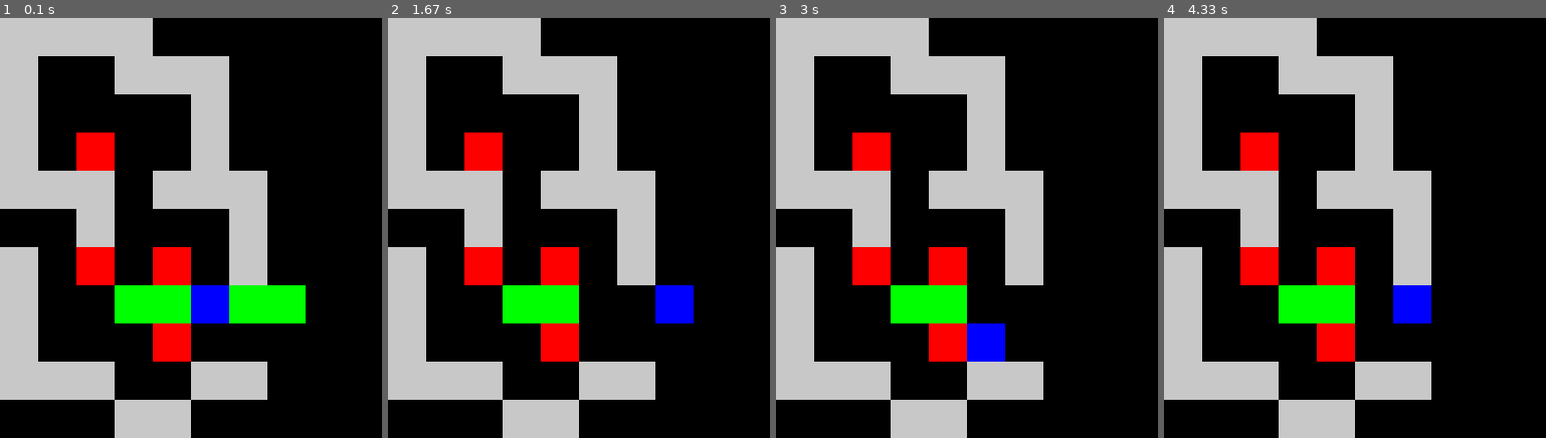
Above: before the commit, frames 1-4 (left to right).
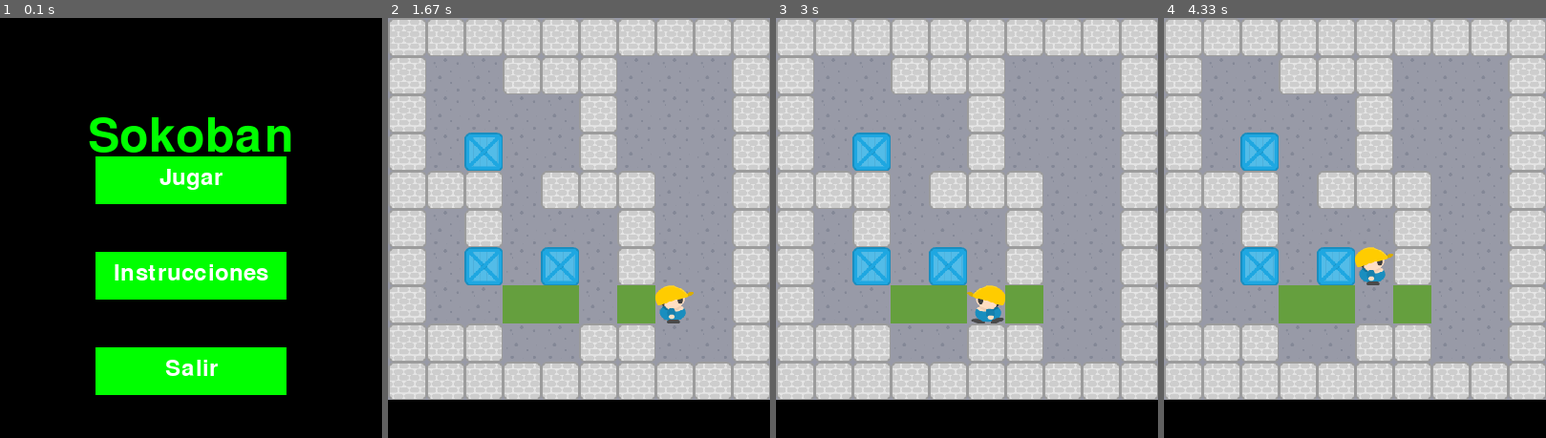
Above: after the commit, the same moments.

Repository: Cristian97Carpeta/JUEGO-SOKOBAN
Game: pygame game, started from nivel_1.py
Same seed, same stepped clock (60 frames per second), same inputs: the game is played once before the commit and once after it.
Inputs (mouse positions are in pixels of both pictures, inside the frame that each line leads up to):
- Up to frame 1 (0.1 s): no input
- Up to frame 2 (1.67 s): click (579, 181) at 0.38 s, where only the run after the commit has a clickable "Jugar"; hold D 0.67-1.13 s; move the mouse to (563, 244) at 0.7 s; hold W 1.17-1.47 s; hold D from 1.5 s (still down)
- Up to frame 3 (3 s): release D at 1.97 s; hold A 2-2.53 s; hold S 2.57-2.87 s; hold A from 2.9 s (still down)
- Up to frame 4 (4.33 s): release A at 3.3 s; hold W 3.33-3.7 s; hold D from 3.73 s (still down)

The runs differ from the first frame. In frame 1, 45% of the frame differs, in the area x 0-80%, y 0-100%; in frame 2, 75%, in the area x 0-100%, y 0-100%; in frame 3, 75%; in frame 4, 75%.

Commit message:
implementacion menu y textruras

Diff:
--- a/mypygame.py
+++ /dev/null
@@ -1,43 +0,0 @@
-import pygame
-
-
-ANCHO = 1000 #ancho de la ventana
-ALTO = 800 #alto de la ventana
-VENTANA = pygame.display.set_mode
-([ANCHO,ALTO])
-
-jugando = True #mientras sea True se estará ejecutando el juego
-
-pygame.init()
-
-ANCHO = 1000
-ALTO = 800
-VENTANA = pygame.display.set_mode([ANCHO,ALTO])
-
-jugando = True
-
-
-while jugando:
-    eventos = pygame.event.get()
-
-    for evento in eventos:
-        if evento.type == pygame.QUIT:
-            jugando = False # cuando sea False dejará de ejecutar el juego
-
-    pygame.display.update()
-
-
-quit()
-
-def is_valid_value(self,char):
-        if ( char == ' ' or #piso
-            char == '#' or #muro
-            char == '@' or #trabajador en el piso
-            char == '.' or #muelle
-            char == '*' or #caja en el muelle
-            char == '$' or #caja
-            char == '+' ): #trabajador en el
-                return False
-
-
-nivel_1
--- a/nivel_1.py
+++ b/nivel_1.py
@@ -1,10 +1,93 @@
-import pygame  # Importamos la biblioteca pygame para crear el juego
-import sys  # Importamos sys para manejar la salida del programa
-
-# Inicializamos pygame
+import pygame
+import sys
+
+# Inicializar Pygame
+
 pygame.init()
 
+# Configuramos la pantalla
+
+ANCHO = 400  # Ancho de la ventana del juego
+ALTO = 440  # Alto de la ventana del juego
+TAMANO_CELDA = 40  # Tamaño de cada celda en el juego
+VENTANA = pygame.display.set_mode([ANCHO, ALTO])  # Creamos la ventana del juego
+pygame.display.set_caption('Sokoban')  # Título de la ventana del juego
+
+# Definimos los colores
+NEGRO = (0, 0, 0)
+BLANCO = (255, 255, 255)
+VERDE = (0, 255, 0)
+
+# Fuente del texto
+
+fuente = pygame.font.Font(None, 74)
+fuente_pequena = pygame.font.Font(None, 36)
+
+# Función para mostrar el menú principal
+
+def mostrar_menu():
+    menu = True
+    while menu:
+        for evento in pygame.event.get():
+            if evento.type == pygame.QUIT:
+                pygame.quit()
+                sys.exit()
+            if evento.type == pygame.MOUSEBUTTONDOWN:
+                mouse_x, mouse_y = pygame.mouse.get_pos()
+                if ANCHO // 2 - 100 <= mouse_x <= ANCHO // 2 + 100 and ALTO // 2 - 75 <= mouse_y <= ALTO // 2 - 25:
+                    menu = False  # Iniciar juego
+                elif ANCHO // 2 - 100 <= mouse_x <= ANCHO // 2 + 100 and ALTO // 2 + 25 <= mouse_y <= ALTO // 2 + 75:
+                    mostrar_instrucciones()
+                elif ANCHO // 2 - 100 <= mouse_x <= ANCHO // 2 + 100 and ALTO // 2 + 125 <= mouse_y <= ALTO // 2 + 175:
+                    pygame.quit()
+                    sys.exit()
+
+        VENTANA.fill(NEGRO)
+        titulo = fuente.render("Sokoban", True, VERDE)
+        VENTANA.blit(titulo, (ANCHO // 2 - titulo.get_width() // 2, 100))
+
+        jugar_texto = fuente_pequena.render("Jugar", True, BLANCO)
+        instrucciones_texto = fuente_pequena.render("Instrucciones", True, BLANCO)
+        salir_texto = fuente_pequena.render("Salir", True, BLANCO)
+
+        pygame.draw.rect(VENTANA, VERDE, (ANCHO // 2 - 100, ALTO // 2 - 75, 200, 50))
+        pygame.draw.rect(VENTANA, VERDE, (ANCHO // 2 - 100, ALTO // 2 + 25, 200, 50))
+        pygame.draw.rect(VENTANA, VERDE, (ANCHO // 2 - 100, ALTO // 2 + 125, 200, 50))
+
+        VENTANA.blit(jugar_texto, (ANCHO // 2 - jugar_texto.get_width() // 2, ALTO // 2 - 65))
+        VENTANA.blit(instrucciones_texto, (ANCHO // 2 - instrucciones_texto.get_width() // 2, ALTO // 2 + 35))
+        VENTANA.blit(salir_texto, (ANCHO // 2 - salir_texto.get_width() // 2, ALTO // 2 + 135))
+
+        pygame.display.update()
+
+# Función para mostrar las instrucciones
+def mostrar_instrucciones():
+    instrucciones = True
+    while instrucciones:
+        for evento in pygame.event.get():
+            if evento.type == pygame.QUIT:
+                pygame.quit()
+                sys.exit()
+            if evento.type == pygame.KEYDOWN:
+                if evento.key == pygame.K_ESCAPE:
+                    instrucciones = False
+
+        VENTANA.fill(NEGRO)
+        texto = fuente_pequena.render("Usa WASD para mover al jugador.", True, BLANCO)
+        VENTANA.blit(texto, (ANCHO // 2 - texto.get_width() // 2, ALTO // 2 - 50))
+        texto2 = fuente_pequena.render("Presiona ESC para regresar.", True, BLANCO)
+        VENTANA.blit(texto2, (ANCHO // 2 - texto2.get_width() // 2, ALTO // 2))
+
+        pygame.display.update()
+
+mostrar_menu()
+
+# Variables iniciales
+
+direccion_jugador = 'abajo'  # Dirección inicial del jugador
+
 # Definimos los elementos del juego
+
 PARED = 3
 PISO = 4
 JUGADOR = 0
@@ -16,79 +99,145 @@
 # Creamos el nivel basado en el diseño que se tiene en el archivo "niveles.txt"
 
 nivel = [
-    [PARED, PARED, PARED, PARED, PISO, PISO, PISO, PISO, PISO, PISO],
-    [PARED, PISO, PISO, PARED, PARED, PARED, PISO, PISO, PISO, PISO],
-    [PARED, PISO, PISO, PISO, PISO, PARED, PISO, PISO, PISO, PISO],
-    [PARED, PISO, CAJA, PISO, PISO, PARED, PISO, PISO, PISO, PISO],
-    [PARED, PARED, PARED, PISO, PARED, PARED, PARED, PISO, PISO, PISO],
-    [PISO, PISO, PARED, PISO, PISO, PISO, PARED, PISO, PISO, PISO],
-    [PARED, PISO, CAJA, PISO, CAJA, PISO, PARED, PISO, PISO, PISO],
-    [PARED, PISO, PISO, META, META, JUGADOR, META, META, PISO, PISO],
-    [PARED, PISO, PISO, PISO, CAJA, PISO, PISO, PISO, PISO, PISO],
-    [PARED, PARED, PARED, PISO, PISO, PARED, PARED, PISO, PISO, PISO],
-    [PISO, PISO, PISO, PARED, PARED, PISO, PISO, PISO, PISO, PISO]
+    [PARED, PARED, PARED, PARED, PARED, PARED, PARED, PARED, PARED, PARED],
+    [PARED, PISO, PISO, PARED, PARED, PARED, PISO, PISO, PISO, PARED],
+    [PARED, PISO, PISO, PISO, PISO, PARED, PISO, PISO, PISO, PARED],
+    [PARED, PISO, CAJA, PISO, PISO, PARED, PISO, PISO, PISO, PARED],
+    [PARED, PARED, PARED, PISO, PARED, PARED, PARED, PISO, PISO, PARED],
+    [PARED, PISO, PARED, PISO, PISO, PISO, PARED, PISO, PISO, PARED],
+    [PARED, PISO, CAJA, PISO, CAJA, PISO, PARED, PISO, PISO, PARED],
+    [PARED, PISO, PISO, META, META, JUGADOR, META, PISO, PISO, PARED],
+    [PARED, PARED, PARED, PISO, PISO, PARED, PARED, PISO, PISO, PARED],
+    [PARED, PARED, PARED, PARED, PARED, PARED, PARED, PARED, PARED, PARED]
 ]
 
-# Configuramos la pantalla
-
-ANCHO = 400  # Ancho de la ventana del juego
-ALTO = 440  # Alto de la ventana del juego
-TAMANO_CELDA = 40  # Tamaño de cada celda en el juego
-VENTANA = pygame.display.set_mode([ANCHO, ALTO])  # Creamos la ventana del juego
-pygame.display.set_caption('Sokoban')  # Título de la ventana del juego
-
-# Colores
-
-NEGRO = (0, 0, 0)  # Color negro
-BLANCO = (255, 255, 255)  # Color blanco
-ROJO = (255, 0, 0)  # Color rojo
-VERDE = (0, 255, 0)  # Color verde
-AZUL = (0, 0, 255)  # Color azul
-GRIS = (200, 200, 200)  # Color gris
-
-# Función para dibujar el nivel
-
-def dibujar_nivel(nivel):
+# Cargar texturas
+
+textura_pared = pygame.image.load('TEXTURAS/PARED.png')
+textura_piso = pygame.image.load('TEXTURAS/PISO_1.png')
+textura_jugador_arriba = pygame.image.load('TEXTURAS/JUGADOR_ARRIBA.png')
+textura_jugador_abajo = pygame.image.load('TEXTURAS/JUGADOR_ABAJO.png')
+textura_jugador_izquierda = pygame.image.load('TEXTURAS/JUGADOR_IZQUIERDA.png')
+textura_jugador_derecha = pygame.image.load('TEXTURAS/JUGADOR_DERECHA.png')
+textura_caja = pygame.image.load('TEXTURAS/CAJA_1.png')
+textura_meta = pygame.image.load('TEXTURAS/META.png')
+
+# Redimensionar texturas al tamaño de las celdas
+
+textura_pared = pygame.transform.scale(textura_pared, (TAMANO_CELDA, TAMANO_CELDA))
+textura_piso = pygame.transform.scale(textura_piso, (TAMANO_CELDA, TAMANO_CELDA))
+textura_jugador_arriba = pygame.transform.scale(textura_jugador_arriba, (TAMANO_CELDA, TAMANO_CELDA))
+textura_jugador_abajo = pygame.transform.scale(textura_jugador_abajo, (TAMANO_CELDA, TAMANO_CELDA))
+textura_jugador_izquierda = pygame.transform.scale(textura_jugador_izquierda, (TAMANO_CELDA, TAMANO_CELDA))
+textura_jugador_derecha = pygame.transform.scale(textura_jugador_derecha, (TAMANO_CELDA, TAMANO_CELDA))
+textura_caja = pygame.transform.scale(textura_caja, (TAMANO_CELDA, TAMANO_CELDA))
+textura_meta = pygame.transform.scale(textura_meta, (TAMANO_CELDA, TAMANO_CELDA))
+
+def dibujar_nivel(nivel, direccion_jugador):
     VENTANA.fill(NEGRO)  # Rellenamos la ventana con color negro
     for i, fila in enumerate(nivel):  # Recorremos cada fila del nivel
         for j, elemento in enumerate(fila):  # Recorremos cada elemento de la fila
             x = j * TAMANO_CELDA  # Calculamos la posición x
             y = i * TAMANO_CELDA  # Calculamos la posición y
+
+            # Dibujamos el piso en todas las celdas
+            VENTANA.blit(textura_piso, (x, y))
+
             if elemento == PARED:
-                pygame.draw.rect(VENTANA, GRIS, (x, y, TAMANO_CELDA, TAMANO_CELDA))  # Dibujamos una pared
-            elif elemento == PISO:
-                pygame.draw.rect(VENTANA, NEGRO, (x, y, TAMANO_CELDA, TAMANO_CELDA))  # Dibujamos el piso
+                VENTANA.blit(textura_pared, (x, y))  # Dibujamos una pared
+            elif elemento == CAJA:
+                VENTANA.blit(textura_caja, (x, y))  # Dibujamos una caja
+            elif elemento == META:
+                VENTANA.blit(textura_meta, (x, y))  # Dibujamos una meta
             elif elemento == JUGADOR:
-                pygame.draw.rect(VENTANA, AZUL, (x, y, TAMANO_CELDA, TAMANO_CELDA))  # Dibujamos al jugador
-            elif elemento == CAJA:
-                pygame.draw.rect(VENTANA, ROJO, (x, y, TAMANO_CELDA, TAMANO_CELDA))  # Dibujamos una caja
-            elif elemento == META:
-                pygame.draw.rect(VENTANA, VERDE, (x, y, TAMANO_CELDA, TAMANO_CELDA))  # Dibujamos una meta
-    pygame.display.flip()  # Actualizamos la pantalla
+                if direccion_jugador == 'arriba':
+                    VENTANA.blit(textura_jugador_arriba, (x, y))
+                elif direccion_jugador == 'abajo':
+                    VENTANA.blit(textura_jugador_abajo, (x, y))
+                elif direccion_jugador == 'izquierda':
+                    VENTANA.blit(textura_jugador_izquierda, (x, y))
+                elif direccion_jugador == 'derecha':
+                    VENTANA.blit(textura_jugador_derecha, (x, y))
+            elif elemento == JUGADOR_META:
+                VENTANA.blit(textura_meta, (x, y))  # Dibujamos una meta
+                if direccion_jugador == 'arriba':
+                    VENTANA.blit(textura_jugador_arriba, (x, y))
+                elif direccion_jugador == 'abajo':
+                    VENTANA.blit(textura_jugador_abajo, (x, y))
+                elif direccion_jugador == 'izquierda':
+                    VENTANA.blit(textura_jugador_izquierda, (x, y))
+                elif direccion_jugador == 'derecha':
+                    VENTANA.blit(textura_jugador_derecha, (x, y))
+            elif elemento == CAJA_META:
+                VENTANA.blit(textura_meta, (x, y))  # Dibujamos una meta
+                VENTANA.blit(textura_caja, (x, y))  # Dibujamos una caja encima de la meta
+
 
 # Función para encontrar la posición del jugador
 
 def encontrar_jugador(nivel):
     for i, fila in enumerate(nivel):  # Recorremos cada fila del nivel
         for j, elemento in enumerate(fila):  # Recorremos cada elemento de la fila
-            if elemento == JUGADOR:
+            if elemento == JUGADOR or elemento == JUGADOR_META:
                 return i, j  # Devolvemos la posición del jugador
     return None
 
-# Función para mover al jugador
+def verificar_victoria(nivel):
+    for fila in nivel:
+        for elemento in fila:
+            if elemento == CAJA:  # Si hay alguna caja que no está en una meta
+                return False
+    return True  # Todas las cajas están en las metas
 
 def mover_jugador(nivel, direccion):
     i, j = encontrar_jugador(nivel)  # Encontramos la posición actual del jugador
-    if direccion == 'w' and nivel[i-1][j] in (PISO, META):
-        nivel[i][j], nivel[i-1][j] = PISO, JUGADOR  # Movemos al jugador hacia arriba
-    elif direccion == 's' and nivel[i+1][j] in (PISO, META):
-        nivel[i][j], nivel[i+1][j] = PISO, JUGADOR  # Movemos al jugador hacia abajo
-    elif direccion == 'a' and nivel[i][j-1] in (PISO, META):
-        nivel[i][j], nivel[i][j-1] = PISO, JUGADOR  # Movemos al jugador hacia la izquierda
-    elif direccion == 'd' and nivel[i][j+1] in (PISO, META):
-        nivel[i][j], nivel[i][j+1] = PISO, JUGADOR  # Movemos al jugador hacia la derecha
-
-# Bucle principal del juego
+    if direccion == 'w':  # Mover hacia arriba
+        if nivel[i-1][j] in (PISO, META):  # Movimiento del jugador
+            nivel[i][j], nivel[i-1][j] = (PISO if nivel[i][j] == JUGADOR else META), (JUGADOR if nivel[i-1][j] == PISO else JUGADOR_META)
+        elif nivel[i-1][j] in (CAJA, CAJA_META) and nivel[i-2][j] in (PISO, META):  # Movimiento de la caja
+            nivel[i-2][j] = CAJA if nivel[i-2][j] == PISO else CAJA_META
+            nivel[i-1][j] = JUGADOR if nivel[i-1][j] == CAJA else JUGADOR_META
+            nivel[i][j] = PISO if nivel[i][j] == JUGADOR else META
+    elif direccion == 's':  # Mover hacia abajo
+        if nivel[i+1][j] in (PISO, META):
+            nivel[i][j], nivel[i+1][j] = (PISO if nivel[i][j] == JUGADOR else META), (JUGADOR if nivel[i+1][j] == PISO else JUGADOR_META)
+        elif nivel[i+1][j] in (CAJA, CAJA_META) and nivel[i+2][j] in (PISO, META):
+            nivel[i+2][j] = CAJA if nivel[i+2][j] == PISO else CAJA_META
+            nivel[i+1][j] = JUGADOR if nivel[i+1][j] == CAJA else JUGADOR_META
+            nivel[i][j] = PISO if nivel[i][j] == JUGADOR else META
+    elif direccion == 'a':  # Mover hacia la izquierda
+        if nivel[i][j-1] in (PISO, META):
+            nivel[i][j], nivel[i][j-1] = (PISO if nivel[i][j] == JUGADOR else META), (JUGADOR if nivel[i][j-1] == PISO else JUGADOR_META)
+        elif nivel[i][j-1] in (CAJA, CAJA_META) and nivel[i][j-2] in (PISO, META):
+            nivel[i][j-2] = CAJA if nivel[i][j-2] == PISO else CAJA_META
+            nivel[i][j-1] = JUGADOR if nivel[i][j-1] == CAJA else JUGADOR_META
+            nivel[i][j] = PISO if nivel[i][j] == JUGADOR else META
+    elif direccion == 'd':  # Mover hacia la derecha
+        if nivel[i][j+1] in (PISO, META):
+            nivel[i][j], nivel[i][j+1] = (PISO if nivel[i][j] == JUGADOR else META), (JUGADOR if nivel[i][j+1] == PISO else JUGADOR_META)
+        elif nivel[i][j+1] in (CAJA, CAJA_META) and nivel[i][j+2] in (PISO, META):
+            nivel[i][j+2] = CAJA if nivel[i][j+2] == PISO else CAJA_META
+            nivel[i][j+1] = JUGADOR if nivel[i][j+1] == CAJA else JUGADOR_META
+            nivel[i][j] = PISO if nivel[i][j] == JUGADOR else META
+
+    if verificar_victoria(nivel):
+        mostrar_mensaje(VENTANA, "¡Has ganado!")
+        mostrar_menu()
+
+# Función para mostrar un mensaje en la ventana
+def mostrar_mensaje(ventana, mensaje):
+    ventana.fill(NEGRO)
+    fuente = pygame.font.Font(None, 74)
+    texto = fuente.render(mensaje, True, BLANCO)
+    ventana.blit(texto, (ANCHO // 2 - texto.get_width() // 2, ALTO // 2 - texto.get_height() // 2))
+    pygame.display.flip()
+    pygame.time.wait(2000)
+
+
+
+
+# Variables iniciales
+direccion_jugador = 'abajo'  # Dirección inicial del jugador
 
 jugando = True
 while jugando:
@@ -99,14 +248,16 @@
         elif evento.type == pygame.KEYDOWN:
             if evento.key == pygame.K_w:
                 mover_jugador(nivel, 'w')  # Movemos al jugador hacia arriba
+                direccion_jugador = 'arriba'
             elif evento.key == pygame.K_s:
                 mover_jugador(nivel, 's')  # Movemos al jugador hacia abajo
+                direccion_jugador = 'abajo'
             elif evento.key == pygame.K_a:
                 mover_jugador(nivel, 'a')  # Movemos al jugador hacia la izquierda
+                direccion_jugador = 'izquierda'
             elif evento.key == pygame.K_d:
                 mover_jugador(nivel, 'd')  # Movemos al jugador hacia la derecha
-
-    dibujar_nivel(nivel)  # Dibujamos el nivel
-
-pygame.quit()  # Cerramos pygame
-sys.exit()  # Salimos del programa
+                direccion_jugador = 'derecha'
+
+    dibujar_nivel(nivel, direccion_jugador)  # Dibujamos el nivel
+    pygame.display.update()  # Actualizar la pantalla
Binary file added: TEXTURAS/CAJA_1.png
Binary file added: TEXTURAS/JUGADOR_ABAJO.png
Binary file added: TEXTURAS/JUGADOR_ARRIBA.png
Binary file added: TEXTURAS/JUGADOR_DERECHA.png
Binary file added: TEXTURAS/JUGADOR_IZQUIERDA.png
Binary file added: TEXTURAS/META.png
Binary file added: TEXTURAS/PARED.png
Binary file added: TEXTURAS/PISO_1.png
Empty file removed: paredes.py
